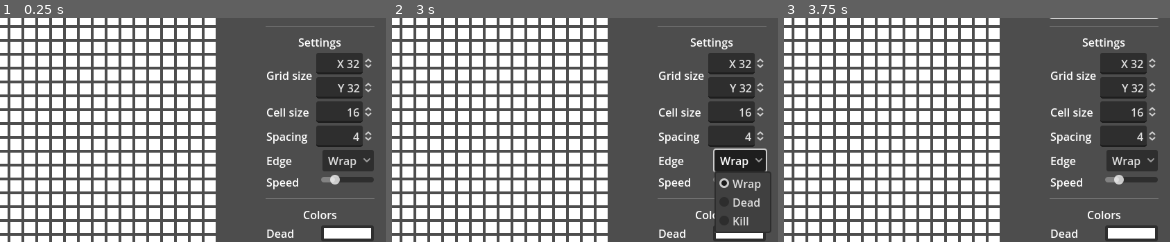
Above: before the commit, frames 1-3 (left to right).
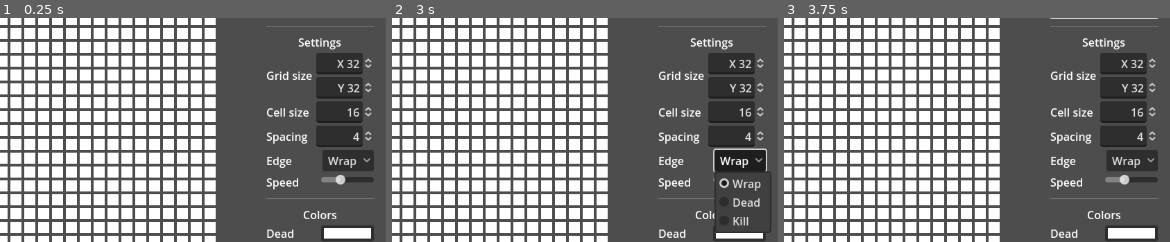
Above: after the commit, the same moments.

Repository: Tymec/Simulations
Game: Godot game, scene res://scenes/GameOfLife.tscn
Same seed, same stepped clock (60 frames per second), same inputs: the game is played once before the commit and once after it.
Inputs:
- Up to frame 1 (0.25 s): no input
- Up to frame 2 (3 s): click "Clear" at 0.5 s; click "Play" at 1.25 s; click "Play" at 2 s; click "Wrap" at 2.75 s
- Up to frame 3 (3.75 s): click "Clear" at 3.5 s
The pictures show only the part of the screen within x 50-100%, y 17-67%; the shares and areas given below are measured in that part.

The runs differ from the first frame. In frame 1, 0.1% of the frame differs, in the area x 85-90%, y 70-75%; in frame 2, nothing differs; in frame 3, 0.1%.

Commit message:
remove unnecessary next_grid and limit max speed to 3

Diff:
--- a/scenes/GameOfLife.tscn
+++ b/scenes/GameOfLife.tscn
@@ -284,7 +284,7 @@
 [node name="SpeedHSlider" type="HSlider" parent="GUI/MarginContainer/HBoxContainer/VBoxContainer2/HBoxContainer12"]
 layout_mode = 2
 size_flags_horizontal = 3
-max_value = 5.0
+max_value = 3.0
 step = 0.1
 value = 1.0
 
--- a/scripts/Life.gd
+++ b/scripts/Life.gd
@@ -22,7 +22,7 @@
 
 		rects = generate_rects()
 		grid = generate_grid()
-		next_grid = generate_grid()
+		var next_grid = grid.duplicate()
 		original_grid.clear()
 
 		# Reset counters
@@ -75,7 +75,6 @@
 var rects: Array[Rect2]
 var grid: PackedInt32Array
 var original_grid: PackedInt32Array
-var next_grid: PackedInt32Array
 var settings: PackedInt32Array
 var counters: PackedInt32Array
 
@@ -155,10 +154,46 @@
 	emit_signal("births_changed", 0)
 	emit_signal("deaths_changed", 0)
 
+func simulation_step() -> void:
+	# Check if the compute shader is available
+	if not compute.is_available():
+		return
+
+	# Update buffers
+	compute.update_buffer("grid", grid.to_byte_array())
+	compute.update_buffer("counters", counters.to_byte_array())
+
+	# Run the compute shader
+	compute.execute(grid_size.x, grid_size.y, 1)
+	compute.wait() # TODO: Run asynchronously
+
+	# Retrieve the results and update the grid
+	var new_grid = compute.fetch_buffer("next_grid").to_int32_array()
+	grid = new_grid
+
+	# Update counters
+	var new_counters = compute.fetch_buffer("counters").to_int32_array()
+
+	# If nothing has changed, pause the simulation
+	if new_counters[Counter.BIRTHS] == counters[Counter.BIRTHS] and new_counters[Counter.DEATHS] == counters[Counter.DEATHS]:
+		timer.paused = true
+		emit_signal("simulation_status", "paused")
+		return
+
+	# Update the counters
+	new_counters[Counter.GENERATION] = counters[Counter.GENERATION] + 1
+	counters = new_counters
+	emit_signal("generation_changed", new_counters[Counter.GENERATION])
+	emit_signal("survivals_changed", new_counters[Counter.SURVIVALS])
+	emit_signal("births_changed", new_counters[Counter.BIRTHS])
+	emit_signal("deaths_changed", new_counters[Counter.DEATHS])
+
+	queue_redraw()
+
 func _ready() -> void:
 	# Setup the grid
 	grid = generate_grid(randomize_on_start)
-	next_grid = generate_grid()
+	var next_grid = grid.duplicate()
 	original_grid = []
 	rects = generate_rects()
 	queue_redraw()
@@ -205,40 +240,7 @@
 				queue_redraw()
 
 func _on_timer_timeout() -> void:
-	# Check if the compute shader is available
-	if not compute.is_available():
-		return
-
-	# Update buffers
-	compute.update_buffer("grid", grid.to_byte_array())
-	compute.update_buffer("counters", counters.to_byte_array())
-
-	# Run the compute shader
-	compute.execute(grid_size.x, grid_size.y, 1)
-	compute.wait()
-
-	# Retrieve the results and update the grid
-	var new_grid = compute.fetch_buffer("next_grid").to_int32_array()
-	grid = new_grid
-
-	# Update counters
-	var new_counters = compute.fetch_buffer("counters").to_int32_array()
-
-	# If nothing has changed, pause the simulation
-	if new_counters[Counter.BIRTHS] == counters[Counter.BIRTHS] and new_counters[Counter.DEATHS] == counters[Counter.DEATHS]:
-		timer.paused = true
-		emit_signal("simulation_status", "paused")
-		return
-
-	# Update the counters
-	new_counters[Counter.GENERATION] = counters[Counter.GENERATION] + 1
-	counters = new_counters
-	emit_signal("generation_changed", new_counters[Counter.GENERATION])
-	emit_signal("survivals_changed", new_counters[Counter.SURVIVALS])
-	emit_signal("births_changed", new_counters[Counter.BIRTHS])
-	emit_signal("deaths_changed", new_counters[Counter.DEATHS])
-
-	queue_redraw()
+	call_deferred("simulation_step")
 
 func _on_play_button_pressed() -> void:
 	if timer.is_stopped():
@@ -294,7 +296,6 @@
 
 	# Clear the grid
 	grid.fill(0)
-	next_grid.fill(0)
 	queue_redraw()
 
 func _on_grid_size_x_changed(value: int) -> void:
